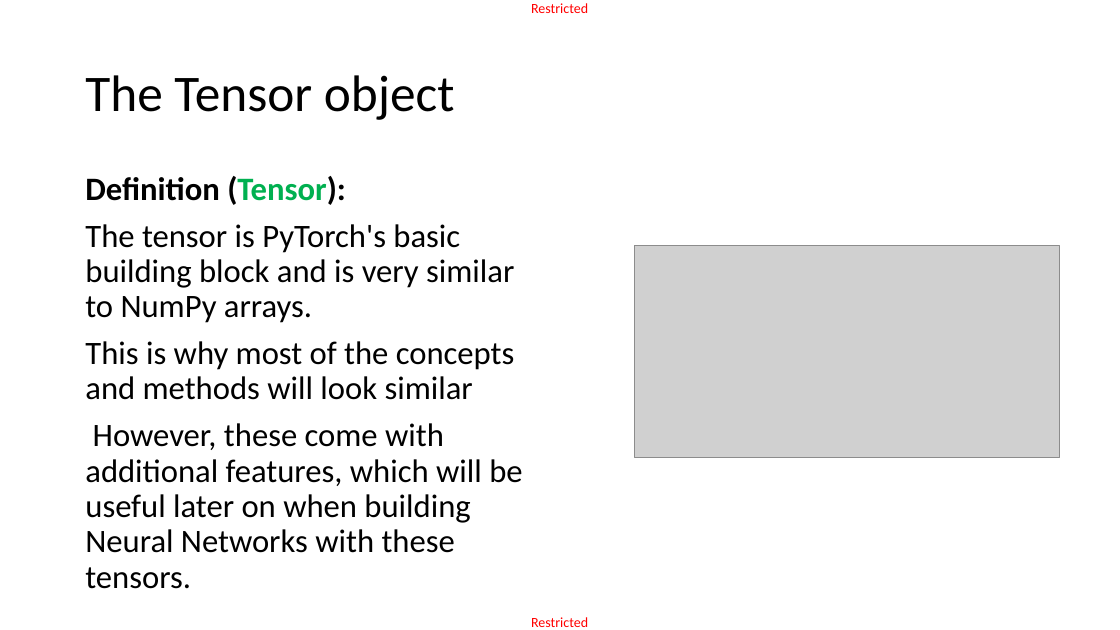
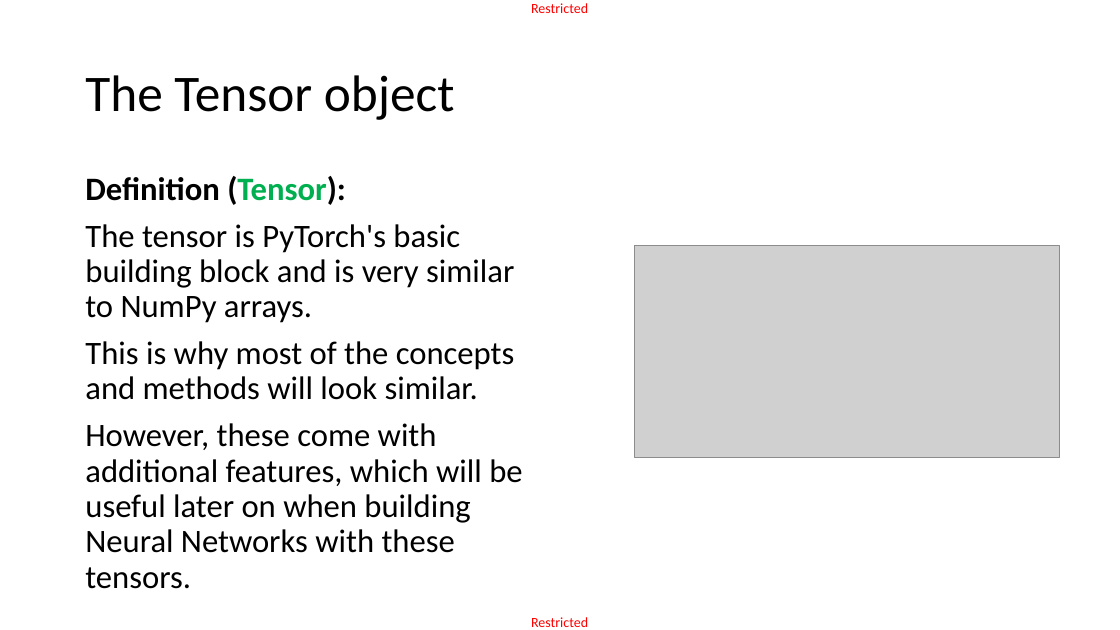
Before and after one commit to matthieudemari/SUTD_DL_50_039, a slide deck: slide 9 of W3/1. W3S1 final/W3S1.pptx. Drawn at 1120x630 pixels with LibreOffice and Linux fonts; fonts in the diff are those of the drawing; grey boxes stand for pictures. Boxes give left, top, right and bottom in pixels: in the first picture for what was removed or moved away, otherwise in the second. Text is boxed around its words. In the diff, an @@ line names an element or a change of style, - is before the commit and + after.

```diff
--- a/W3/1. W3S1 final/W3S1.pptx
+++ b/W3/1. W3S1 final/W3S1.pptx
@@ text at <box>85,341,515,400</box>: text changed @@
-This is why most of the concepts and methods will look similar
+This is why most of the concepts and methods will look similar.
```
Also in this commit, not shown: 2 other slides changed, 12 other files.
